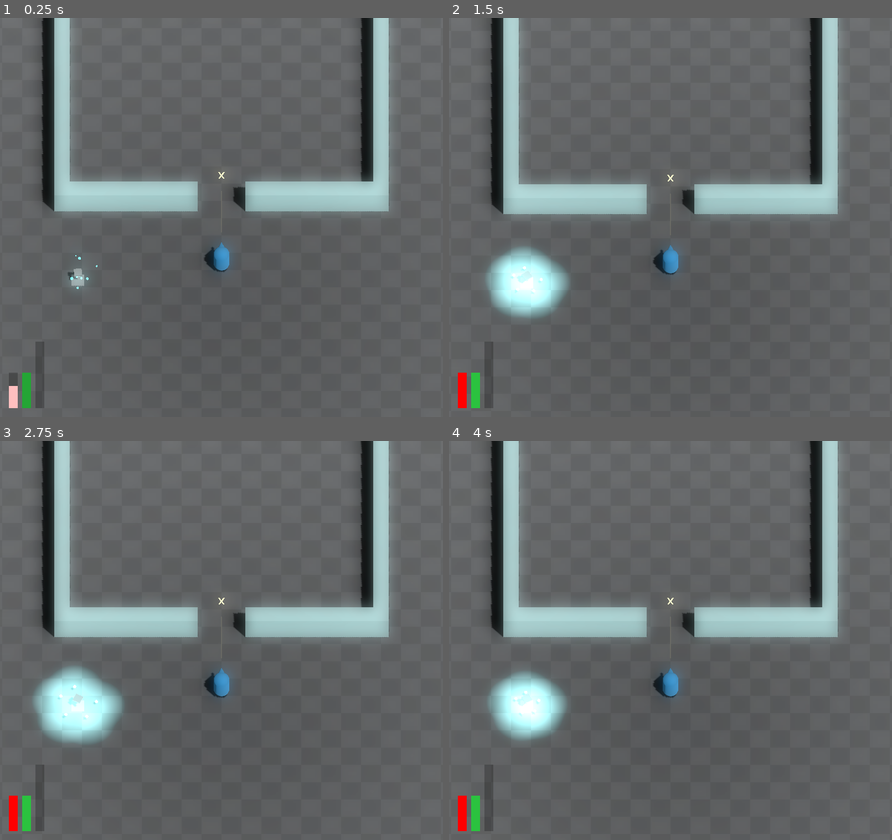
Above: before the commit, frames 1-4 (two rows, left to right).
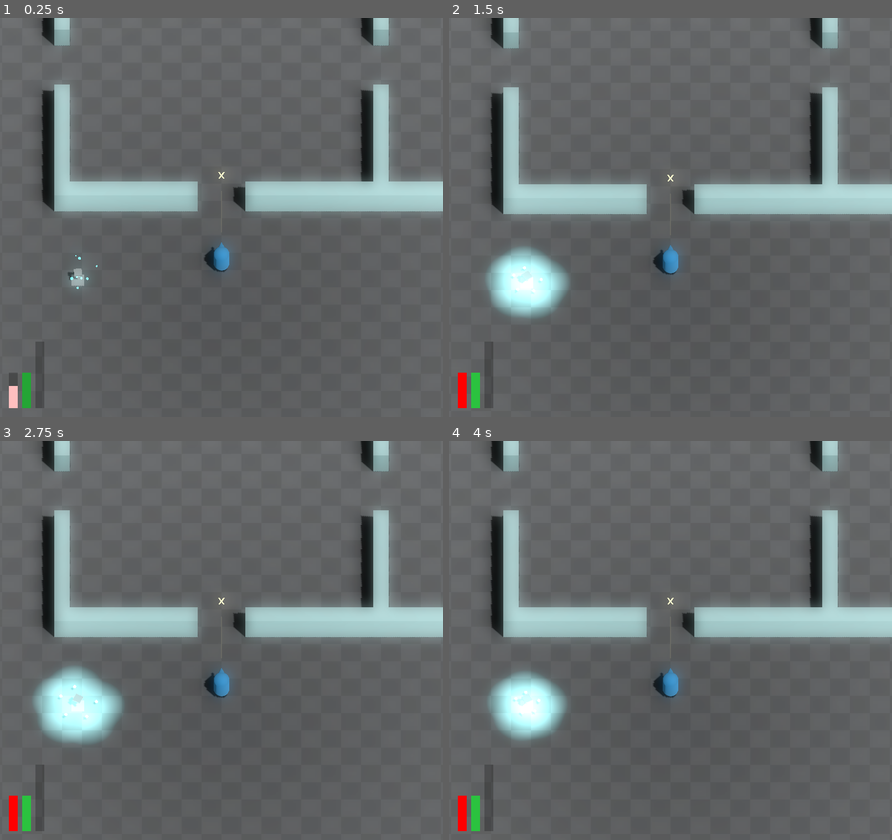
Above: after the commit, the same moments.

Repository: JackEvans24/bullet-absorb
Game: Godot game, scene res://scenes/main.tscn
Same seed, same stepped clock (60 frames per second), same inputs: the game is played once before the commit and once after it.
Inputs:
- Up to frame 1 (0.25 s): no input
- Up to frame 2 (1.5 s): no input
- Up to frame 3 (2.75 s): tap Enter at 2 s
- Up to frame 4 (4 s): tap Escape (restart) at 2.75 s

The runs differ from the first frame. In frame 1, 2.7% of the frame differs, in the area x 9-100%, y 2-49%; in frame 2, 2.7%; in frame 3, 2.7%; in frame 4, 2.7%.

Commit message:
chore: add turret room to main scene for testing

Diff:
--- a/data/rooms/active_rooms/turret_room.tres
+++ b/data/rooms/active_rooms/turret_room.tres
@@ -6,5 +6,6 @@
 [resource]
 script = ExtResource("2_i7bxo")
 doors = 0
+spawn_delay = 0.0
 enemies = Array[Resource("res://scripts/data/room_item.gd")]([ExtResource("1_7if8p")])
 items = Array[Resource("res://scripts/data/room_item.gd")]([])
--- a/data/rooms/complete_room.tres
+++ b/data/rooms/complete_room.tres
@@ -5,7 +5,7 @@
 
 [resource]
 script = ExtResource("2_81uqv")
-doors = 3
+doors = 15
 spawn_delay = 0.3
 enemies = Array[Resource("res://scripts/data/room_item.gd")]([])
 items = Array[Resource("res://scripts/data/room_item.gd")]([ExtResource("1_8ismm")])
--- a/data/rooms/inactive_room.tres
+++ b/data/rooms/inactive_room.tres
@@ -4,6 +4,7 @@
 
 [resource]
 script = ExtResource("3_t8x4r")
-doors = 2
+doors = 15
+spawn_delay = 0.0
 enemies = Array[Resource("res://scripts/data/room_item.gd")]([])
 items = Array[Resource("res://scripts/data/room_item.gd")]([])
--- a/scenes/main.tscn
+++ b/scenes/main.tscn
@@ -9,6 +9,7 @@
 [ext_resource type="Script" path="res://scripts/mechanics/rooms/room_controller.gd" id="3_yfuie"]
 [ext_resource type="PackedScene" uid="uid://cl1dul38xrvt2" path="res://prefabs/cameras.tscn" id="4_nws0m"]
 [ext_resource type="Resource" uid="uid://g8t31vgbn4n2" path="res://data/rooms/active_rooms/burster_room.tres" id="6_o8dac"]
+[ext_resource type="Resource" uid="uid://cyhd6riuxyc1o" path="res://data/rooms/active_rooms/turret_room.tres" id="7_4aog2"]
 [ext_resource type="Script" path="res://scripts/effects/hit_stop.gd" id="8_dyhou"]
 [ext_resource type="PackedScene" uid="uid://bcjb1jnr0y5mb" path="res://prefabs/power/power_generator.tscn" id="9_cyv5f"]
 
@@ -56,9 +57,13 @@
 [node name="Rooms" type="Node" parent="World"]
 script = ExtResource("3_yfuie")
 
-[node name="Room" parent="World/Rooms" instance=ExtResource("2_2rk65")]
+[node name="BursterRoom" parent="World/Rooms" instance=ExtResource("2_2rk65")]
 transform = Transform3D(1, 0, 0, 0, 1, 0, 0, 0, 1, 0, 0, -9)
 active_config = ExtResource("6_o8dac")
+
+[node name="TurretRoom" parent="World/Rooms" instance=ExtResource("2_2rk65")]
+transform = Transform3D(1, 0, 0, 0, 1, 0, 0, 0, 1, 20, 0, -9)
+active_config = ExtResource("7_4aog2")
 
 [node name="HUD" parent="." instance=ExtResource("2_bqahq")]
 
Not shown: 1 places in scenes/main.tscn that only renumber resources
